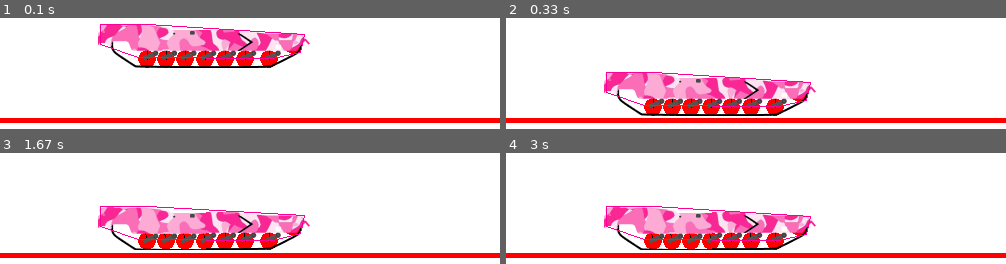
Above: before the commit, frames 1-4 (two rows, left to right).
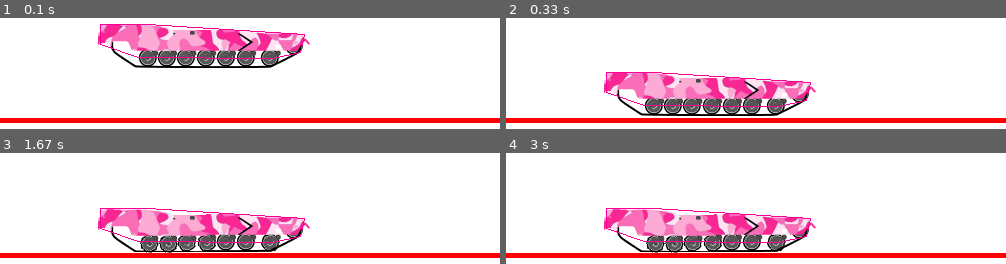
Above: after the commit, the same moments.

Repository: semboko/pygame_sandbox_luka
Game: pygame game, started from main.py
Same seed, same stepped clock (60 frames per second), same inputs: the game is played once before the commit and once after it.
Inputs:
- Up to frame 1 (0.1 s): no input
- Up to frame 2 (0.33 s): no input
- Up to frame 3 (1.67 s): no input
- Up to frame 4 (3 s): no input

The runs differ from the first frame. In frame 1, 2.6% of the frame differs, in the area x 27-61%, y 25-46%; in frame 2, 2.6%; in frame 3, 8.2%, in the area x 19-62%, y 47-91%; in frame 4, 8.2%.

Commit message:
Added rear_wheel image

Diff:
--- a/components/tank.py
+++ b/components/tank.py
@@ -2,7 +2,7 @@
 from pygame import Surface, draw, image, transform
 from components.ball import Ball
 from utils import convert
-from typing import List
+from typing import List, Tuple
 from math import degrees
 
 
@@ -52,7 +52,19 @@
 
 
 class Wheel(Ball):
-    pass
+    def __init__(self, *args, **kwargs):
+        super().__init__(*args, **kwargs)
+
+        self.image = image.load("./assets/wheel.png", "png")
+
+    def render(self, display: Surface) -> None:
+        h = display.get_height()
+        rotated_img = transform.rotate(self.image, degrees(self.body.angle))
+        display.blit(
+            rotated_img,
+            convert(self.body.position - Vec2d(self.radius, -self.radius), h)
+        )
+
 
 
 class Tank:
@@ -69,13 +81,13 @@
         r = 9
 
         wheel_coords = [
-            Vec2d(38, -56),
-            Vec2d(57, -56),
-            Vec2d(76, -56),
-            Vec2d(96, -56),
-            Vec2d(116, -56),
-            Vec2d(136, -56),
-            Vec2d(160, -56),
+            Vec2d(38, -54),
+            Vec2d(57, -54),
+            Vec2d(76, -54),
+            Vec2d(96, -54),
+            Vec2d(116, -54),
+            Vec2d(136, -54),
+            Vec2d(160, -54),
             Vec2d(184, -42),
         ]
 
Binary file added: assets/rear_wheel.png
